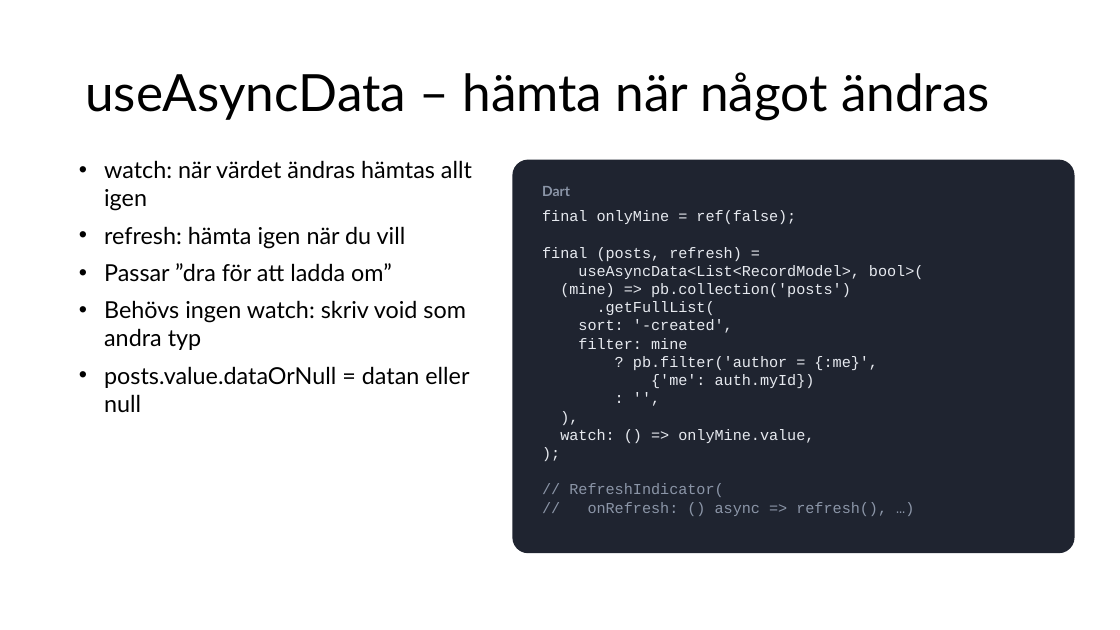
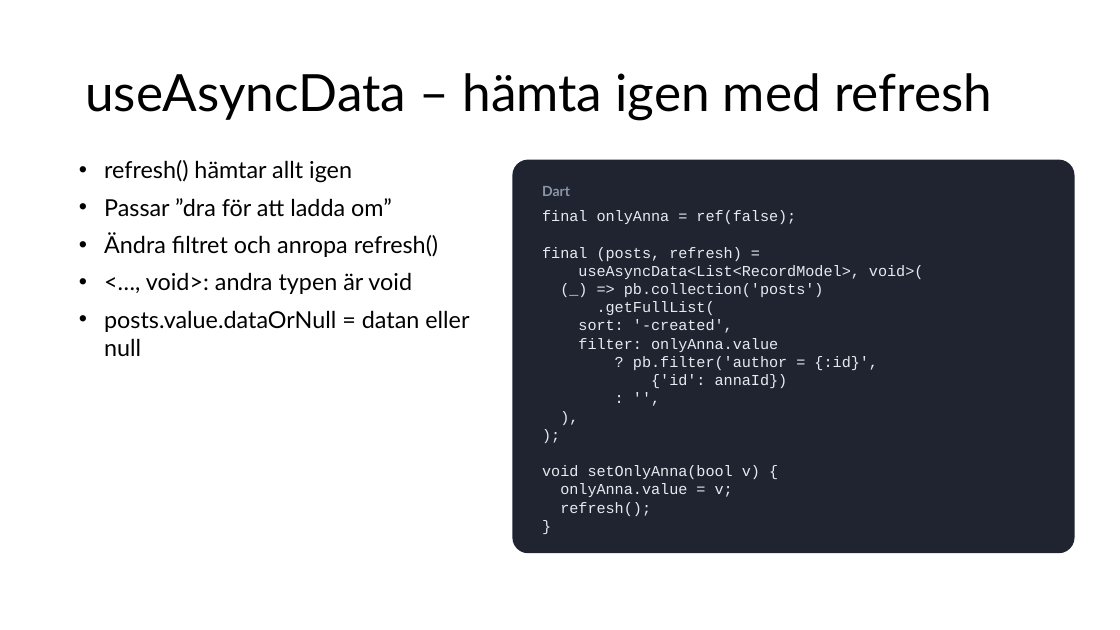
Before and after one commit to abbjetmus/pocketbase-flutter-kurs, a slide deck: slide 79 of Databaser och mobilapputveckling - sammanfattning.pptx (slide 87 before the commit). Drawn at 1120x630 pixels with LibreOffice and Linux fonts; fonts in the diff are those of the drawing. Boxes give left, top, right and bottom in pixels: in the first picture for what was removed or moved away, otherwise in the second. Text is boxed around its words. In the diff, an @@ line names an element or a change of style, - is before the commit and + after.

```diff
--- a/Databaser och mobilapputveckling - sammanfattning.pptx
+++ b/Databaser och mobilapputveckling - sammanfattning.pptx
@@ title at (85, 73, 992, 120): text changed @@
-useAsyncData – hämta när något ändras
+useAsyncData – hämta igen med refresh
@@ text at (104, 160, 352, 183): text changed @@
-• watch: när värdet ändras hämtas allt igen
-• refresh: hämta igen när du vill
+• refresh() hämtar allt igen
@@ text at (104, 232, 438, 294): text changed @@
-• Behövs ingen watch: skriv void som andra typ
+• Ändra filtret och anropa refresh()
+• <…, void>: andra typen är void
@@ text in rounded rectangle at (542, 210, 796, 224): text changed @@
-final onlyMine = ref(false);
+final onlyAnna = ref(false);
@@ text in rounded rectangle at (578, 265, 923, 297): text changed @@
-useAsyncData<List<RecordModel>, bool>(
-(mine) => pb.collection('posts')
+useAsyncData<List<RecordModel>, void>(
+(_) => pb.collection('posts')
@@ text in rounded rectangle at (578, 338, 878, 388): text changed @@
-filter: mine
-? pb.filter('author = {:me}',
-{'me': auth.myId})
+filter: onlyAnna.value
+? pb.filter('author = {:id}',
+{'id': annaId})
@@ text in rounded rectangle at (560, 429, 814, 443): paragraph removed @@
-watch: () => onlyMine.value,
@@ text in rounded rectangle at (542, 465, 760, 516): text changed; text colour #8B95A7 to #E6E9EF @@
-// RefreshIndicator(
-// onRefresh: () async => refresh(), …)
+void setOnlyAnna(bool v) {
+onlyAnna.value = v;
+refresh();
+}
```
Also in this commit, not shown: 28 other slides changed, 9 slides removed, 19 other files.
